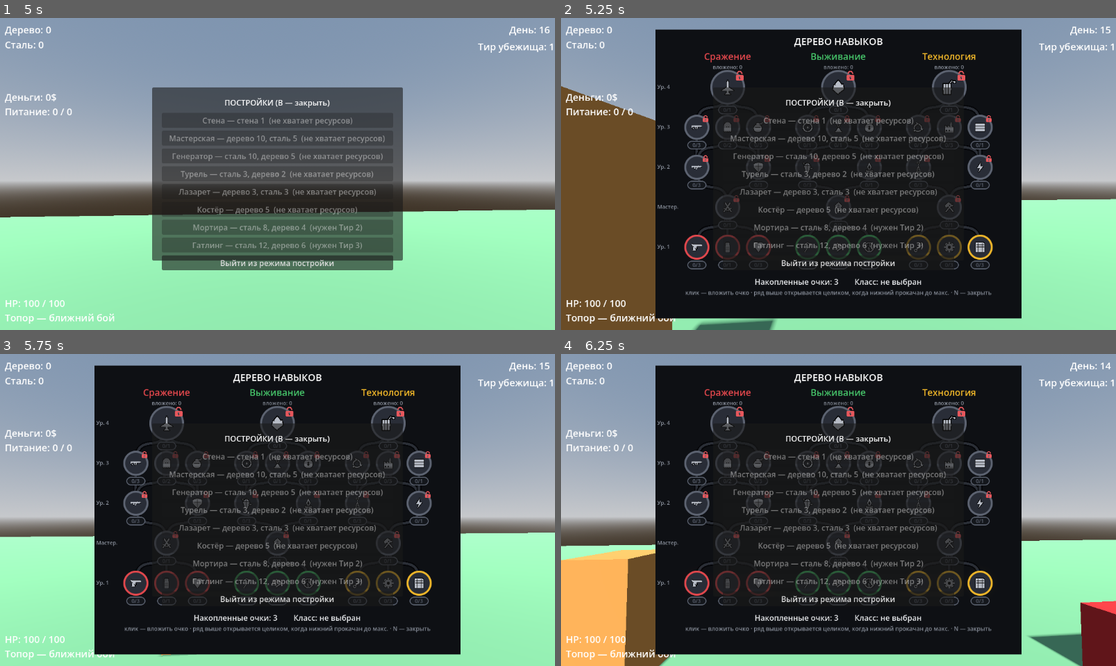
Above: before the commit, frames 1-4 (two rows, left to right).
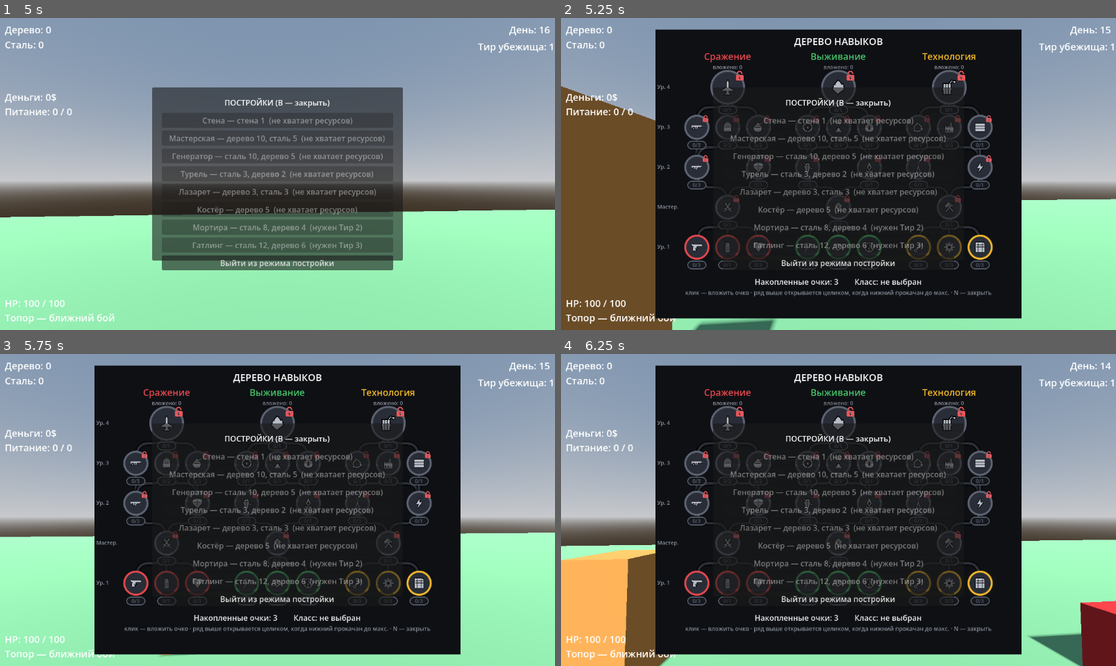
Above: after the commit, the same moments.

Repository: kem4ikkk/ubeziche
Game: Godot game, scene res://scenes/main.tscn
Same seed, same stepped clock (60 frames per second), same inputs: the game is played once before the commit and once after it.
Inputs (mouse positions are in pixels of both pictures, inside the frame that each line leads up to):
- Up to frame 1 (5 s): tap Enter at 0.5 s; move the mouse to (305, 174) at 0.52 s; hold W 0.53-3.53 s; tap F at 0.6 s; click (305, 174) at 0.67 s; tap Space at 0.77, 1.52, 3.02, 3.77, 4.25, 4.52 s; move the mouse to (249, 174) at 1.27 s; tap R at 1.35 s; move the mouse to (288, 167) at 2.02 s; tap B at 2.1 s; move the mouse to (249, 236) at 2.77 s; tap 1 at 2.85 s; click (249, 236) at 2.92 s; move the mouse to (444, 220) at 3.52 s; hold A from 3.53 s (still down); tap 5 at 3.6 s; move the mouse to (111, 127) at 4.27 s; tap Q at 4.35 s
- Up to frame 2 (5.25 s): move the mouse to (866, 174) at 5.02 s; release A at 5.03 s; hold S from 5.03 s (still down); tap N at 5.1 s; click (866, 174) at 5.17 s
- Up to frame 3 (5.75 s): keep holding S
- Up to frame 4 (6.25 s): move the mouse to (755, 432) at 5.77 s; release S at 5.78 s; hold D from 5.78 s (still down); tap E at 5.85 s; tap Space at 6.02 s

Frame 1 is identical in both runs. In frame 2, less than 0.1% of the frame differs, in the area x 24-76%, y 28-70%; in frame 3, less than 0.1%; in frame 4, less than 0.1%.

Commit message:
Дерево навыков: подсветка только пройденного пути + ещё плавнее линии (4.13d)
Автор: прокачал центральный узел — загорелись левая и правая линии (так быть не
должно), и всё ещё видны углы.

- Баг подсветки: путь горел по условию «верхний узел открыт», но мастерство
  открывается ЛЮБЫМ прокачанным нижним узлом → горели все 3 сходящиеся линии.
  Фикс: путь хранит lower (исходный узел) и горит цветом ветки ТОЛЬКО когда его
  нижний узел прокачан до макс. — подсвечивается реально пройденный маршрут.
  (Центральный узел соединён с мастерством вертикально → его подсветка прямая,
  без углов.)
- Кривизна усилена: k 0.9→1.0, 30 точек.

Проверено через capture (EXIT=0): в демо Инженера горит только левый маршрут,
соседние связи серые.

Co-Authored-By: Claude Opus 4.8 <noreply@anthropic.com>

Diff:
--- a/scripts/skill_menu.gd
+++ b/scripts/skill_menu.gd
@@ -120,15 +120,15 @@
 		# открыт): tier1 → мастерство (3 сходятся) → tier2 (2 ветвятся) →
 		# tier3 (X в центр) → ультимейт (3 сходятся).
 		for n0 in data.tier1:
-			_paths.append({"line": _make_line(tree, pos[n0], pos[data.mastery]), "upper": data.mastery})
-		_paths.append({"line": _make_line(tree, pos[data.mastery], pos[data.tier2[0]]), "upper": data.tier2[0]})
-		_paths.append({"line": _make_line(tree, pos[data.mastery], pos[data.tier2[1]]), "upper": data.tier2[1]})
-		_paths.append({"line": _make_line(tree, pos[data.tier2[0]], pos[data.tier3[0]]), "upper": data.tier3[0]})
-		_paths.append({"line": _make_line(tree, pos[data.tier2[0]], pos[data.tier3[1]]), "upper": data.tier3[1]})
-		_paths.append({"line": _make_line(tree, pos[data.tier2[1]], pos[data.tier3[1]]), "upper": data.tier3[1]})
-		_paths.append({"line": _make_line(tree, pos[data.tier2[1]], pos[data.tier3[2]]), "upper": data.tier3[2]})
+			_paths.append({"line": _make_line(tree, pos[n0], pos[data.mastery]), "lower": n0, "upper": data.mastery})
+		_paths.append({"line": _make_line(tree, pos[data.mastery], pos[data.tier2[0]]), "lower": data.mastery, "upper": data.tier2[0]})
+		_paths.append({"line": _make_line(tree, pos[data.mastery], pos[data.tier2[1]]), "lower": data.mastery, "upper": data.tier2[1]})
+		_paths.append({"line": _make_line(tree, pos[data.tier2[0]], pos[data.tier3[0]]), "lower": data.tier2[0], "upper": data.tier3[0]})
+		_paths.append({"line": _make_line(tree, pos[data.tier2[0]], pos[data.tier3[1]]), "lower": data.tier2[0], "upper": data.tier3[1]})
+		_paths.append({"line": _make_line(tree, pos[data.tier2[1]], pos[data.tier3[1]]), "lower": data.tier2[1], "upper": data.tier3[1]})
+		_paths.append({"line": _make_line(tree, pos[data.tier2[1]], pos[data.tier3[2]]), "lower": data.tier2[1], "upper": data.tier3[2]})
 		for n3 in data.tier3:
-			_paths.append({"line": _make_line(tree, pos[n3], pos[data.ultimate]), "upper": data.ultimate})
+			_paths.append({"line": _make_line(tree, pos[n3], pos[data.ultimate]), "lower": n3, "upper": data.ultimate})
 
 		# Заголовок ветки + счётчик вложенного.
 		var head := _make_label(tree, x - 110, 42, 220, 22)
@@ -160,12 +160,12 @@
 ## сходящиеся/ветвящиеся пути не дают острых углов («ломаности»).
 func _curve_points(a: Vector2, b: Vector2) -> PackedVector2Array:
 	var dy: float = a.y - b.y                     # a — ниже (больше y), b — выше
-	# Длинные вертикальные касательные (k=0.9) → пути выходят/входят в узлы
+	# Длинные вертикальные касательные (k=1.0) → пути выходят/входят в узлы
 	# вертикально и мягко изгибаются «ступенькой» (при k≈0.55 изгиб почти не виден).
-	var c1 := a + Vector2(0, -dy * 0.9)
-	var c2 := b + Vector2(0, dy * 0.9)
+	var c1 := a + Vector2(0, -dy * 1.0)
+	var c2 := b + Vector2(0, dy * 1.0)
 	var pts := PackedVector2Array()
-	var n := 24
+	var n := 30
 	for i in n + 1:
 		pts.append(a.bezier_interpolate(c1, c2, b, float(i) / n))
 	return pts
@@ -337,9 +337,13 @@
 		_style(node, float(lvl) / float(maxv), ring, glow_t, can and lvl == 0,
 				badge_text, badge_color, not unlocked)
 
+	# Путь горит цветом ветки, только когда его НИЖНИЙ (исходный) узел прокачан до
+	# макс. — т.е. подсвечивается именно тот маршрут, что игрок реально прошёл
+	# (а не все линии к узлу, открытому любым из соседей).
 	for p in _paths:
 		var br: String = InventorySystem.SKILLS[p.upper].branch
-		p.line.default_color = BRANCH_COLOR[br] if InventorySystem.is_skill_unlocked(p.upper) else PATH_GRAY
+		var done: bool = InventorySystem.get_skill_level(p.lower) >= InventorySystem.get_skill_max(p.lower)
+		p.line.default_color = BRANCH_COLOR[br] if done else PATH_GRAY
 
 
 func _class_title(branch: String) -> String:
Not shown, changed: docs/PROGRESS.md
